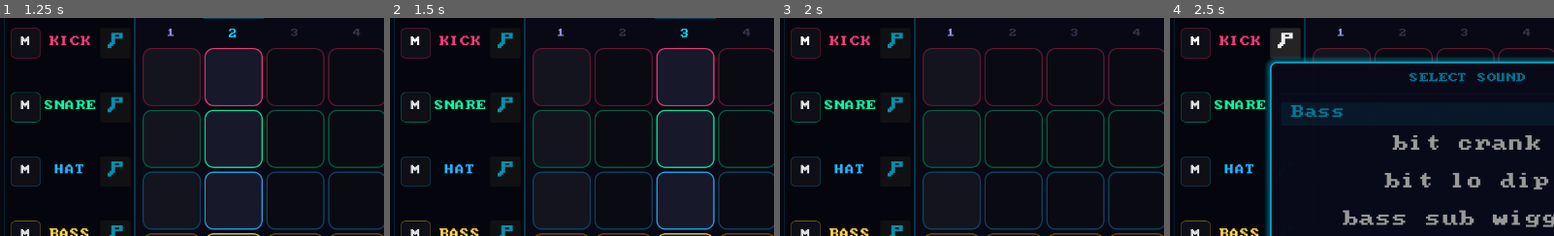
Above: before the commit, frames 1-4 (left to right).
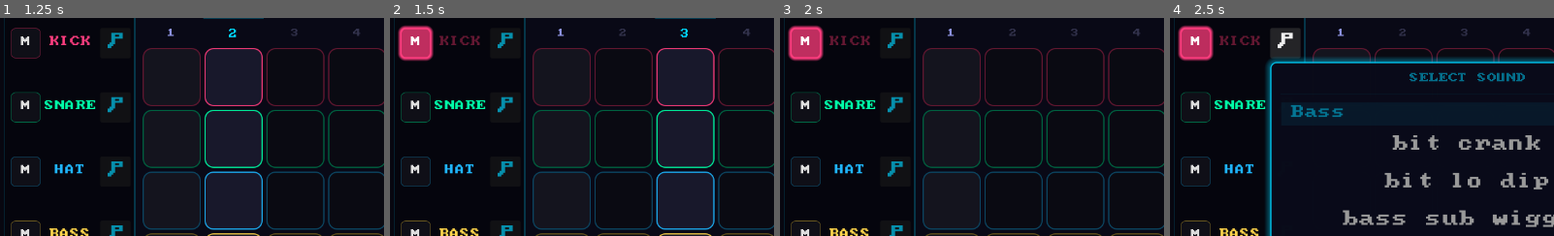
Above: after the commit, the same moments.

Repository: HunterD-LevelMax/godot.DrumMachine
Game: Godot game, scene res://scenes/menu/menu.tscn
The game is run twice, just before and just after one commit, with the same random seed, the same clock (stepped at 60 frames per second) and the same inputs.
Inputs:
- Up to frame 1 (1.25 s): click "▶ LAUNCH" at 0.5 s
- Up to frame 2 (1.5 s): click "M" at 1.25 s
- Up to frame 3 (2 s): no input
- Up to frame 4 (2.5 s): click "♪" at 2 s
The pictures show only the part of the screen within x 0-50%, y 12-62%; the shares and areas given below are measured in that part.

Frame 1 is identical in both runs. In frame 2, 1.7% of the frame differs, in the area x 2-24%, y 3-20%; in frame 3, 1.7%; in frame 4, 1.7%.
Error before the commit: Out of bounds get index '0' (on base: 'Array') (res://scripts/ui/mute_controller.gd:63)

Commit message:
fix: MuteController set_row_refs never called + add right-click on label
- Call _mute.set_row_refs() in _rebuild_all_rows() to populate arrays
- Right-click on row label opens sound picker for that row
- Left-click long-press still toggles mute as before

Diff:
--- a/scenes/main/main.gd
+++ b/scenes/main/main.gd
@@ -212,6 +212,7 @@
 
 	_add_row_btn.disabled = _seq.rows >= Sequencer.MAX_ROWS
 	_add_row_btn.text = "ADD ROW" if _seq.rows < Sequencer.MAX_ROWS else "MAX 10"
+	_mute.set_row_refs(_row_labels, _row_mute_btns, _row_snd_btns, _on_sound_btn_pressed_for_row)
 
 	_row_scroll.get_v_scroll_bar().value_changed.connect(_sync_step_scroll)
 	_step_area.get_v_scroll_bar().value_changed.connect(_sync_row_scroll)
@@ -443,6 +444,11 @@
 		_music.set_stream(row, _seq.sound_paths[row])
 
 
+func _on_sound_btn_pressed_for_row(row: int) -> void:
+	if row < _row_snd_btns.size():
+		_on_sound_btn_pressed(row, _row_snd_btns[row] as Button)
+
+
 # ── Sequencer tick ────────────────────────────────────────────────────────────
 
 func _on_timer_timeout() -> void:
--- a/scripts/ui/mute_controller.gd
+++ b/scripts/ui/mute_controller.gd
@@ -6,9 +6,11 @@
 var _seq: Sequencer
 var _row_labels:    Array = []
 var _row_mute_btns: Array = []
+var _row_snd_btns:  Array = []
 var _label_mute_timer: Timer = null
 var _label_mute_row: int = -1
 var _owner: Node
+var on_sound_pick: Callable
 
 
 func setup(owner: Node, seq: Sequencer) -> void:
@@ -16,16 +18,22 @@
 	_seq   = seq
 
 
-func set_row_refs(labels: Array, mute_btns: Array) -> void:
+func set_row_refs(labels: Array, mute_btns: Array, snd_btns: Array, p_on_sound_pick: Callable) -> void:
 	_row_labels    = labels
 	_row_mute_btns = mute_btns
+	_row_snd_btns  = snd_btns
+	on_sound_pick  = p_on_sound_pick
 
 
 func on_label_input(event: InputEvent, row: int) -> void:
-	if event is InputEventMouseButton and event.pressed and event.button_index == MOUSE_BUTTON_LEFT:
-		_start_label_mute_timer(row)
+	if event is InputEventMouseButton and event.pressed:
+		if event.button_index == MOUSE_BUTTON_LEFT:
+			_start_label_mute_timer(row)
+		elif event.button_index == MOUSE_BUTTON_RIGHT and on_sound_pick.is_valid():
+			on_sound_pick.call(row)
 	elif event is InputEventMouseButton and not event.pressed:
-		_cancel_label_mute_timer()
+		if event.button_index == MOUSE_BUTTON_LEFT:
+			_cancel_label_mute_timer()
 	elif event is InputEventScreenTouch and event.pressed:
 		_start_label_mute_timer(row)
 	elif event is InputEventScreenTouch and not event.pressed:
